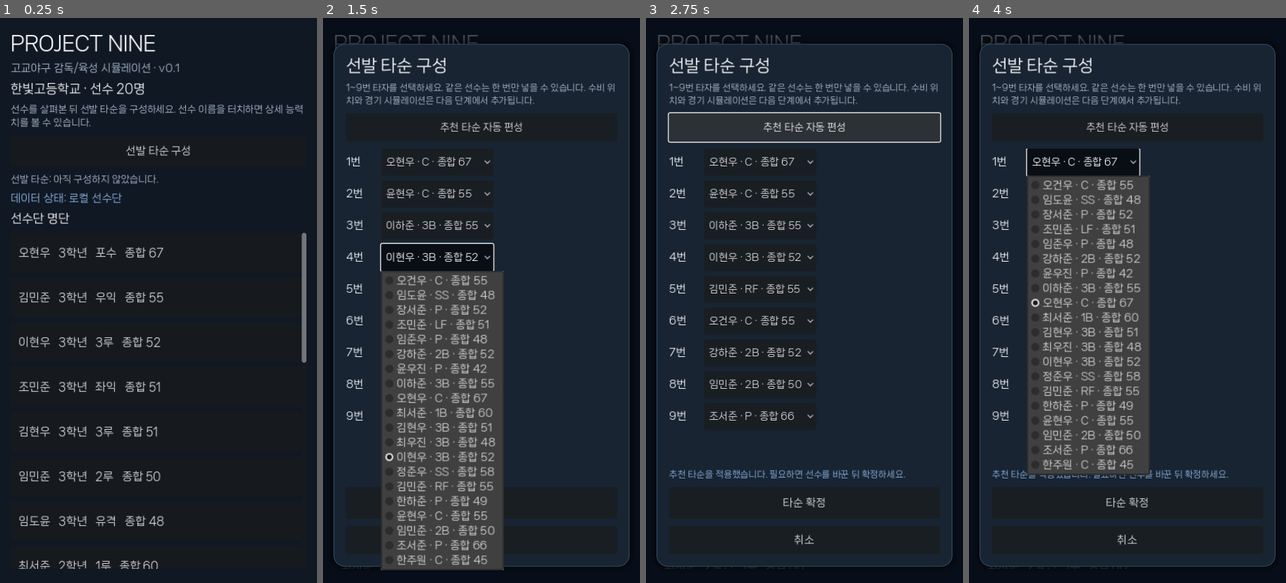
Above: before the commit, frames 1-4 (left to right).
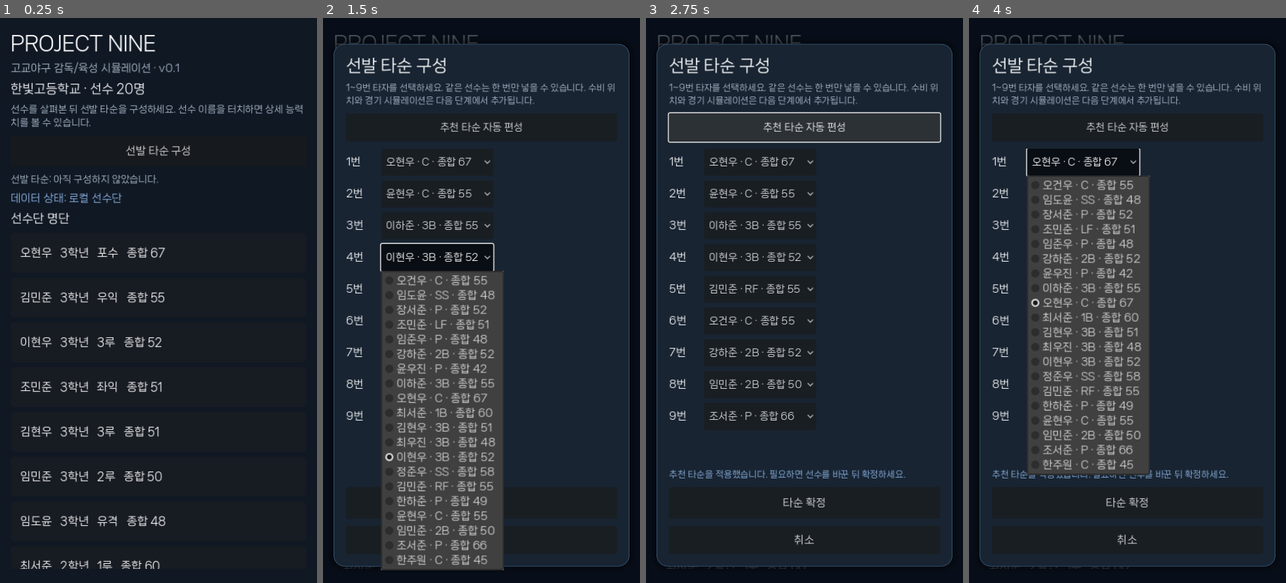
Above: after the commit, the same moments.

Repository: CyCle03/ProjectNine
Game: Godot game, scene res://scenes/main.tscn
The game is run twice, just before and just after one commit, with the same random seed, the same clock (stepped at 60 frames per second) and the same inputs.
Inputs (mouse positions are in pixels of both pictures, inside the frame that each line leads up to):
- Up to frame 1 (0.25 s): no input
- Up to frame 2 (1.5 s): click "선발 타순 구성" at 0.5 s; click (478, 255) at 1.25 s, where only the run before the commit has a clickable "오현우 3학년 포수 종합 67"
- Up to frame 3 (2.75 s): click "추천 타순 자동 편성" at 2 s
- Up to frame 4 (4 s): click (1124, 294) at 2.75 s, where only the run before the commit has a clickable "김민준 3학년 우익 종합 55"; click "오현우 · C · 종합 67" at 3.5 s

The runs differ from the first frame. In frame 1, 3.6% of the frame differs, in the area x 5-97%, y 38-98%; in frame 2, less than 0.1%; in frame 3, less than 0.1%; in frame 4, less than 0.1%.

Commit message:
Improve touch roster scrolling

Diff:
--- /dev/null
+++ b/scripts/ui/roster_row.gd
@@ -0,0 +1,78 @@
+class_name RosterRow
+extends PanelContainer
+
+signal selected(player: Player)
+signal scroll_requested(delta_y: float)
+
+const DRAG_THRESHOLD := 14.0
+
+var player: Player
+var press_position := Vector2.ZERO
+var last_position := Vector2.ZERO
+var dragging := false
+
+func _ready() -> void:
+	custom_minimum_size.y = 68
+	mouse_filter = Control.MOUSE_FILTER_STOP
+	mouse_default_cursor_shape = Control.CURSOR_POINTING_HAND
+	add_theme_stylebox_override("panel", _make_row_style())
+	gui_input.connect(_on_gui_input)
+
+func setup(value: Player, position_name: String) -> void:
+	player = value
+	if not is_node_ready():
+		await ready
+	for child in get_children():
+		child.queue_free()
+	var margin := MarginContainer.new()
+	margin.add_theme_constant_override("margin_left", 16)
+	margin.add_theme_constant_override("margin_right", 16)
+	add_child(margin)
+	var label := Label.new()
+	label.text = "%s   %d학년   %s   종합 %d" % [player.player_name, player.grade, position_name, player.overall()]
+	label.vertical_alignment = VERTICAL_ALIGNMENT_CENTER
+	label.add_theme_font_size_override("font_size", 19)
+	margin.add_child(label)
+
+func _on_gui_input(event: InputEvent) -> void:
+	if event is InputEventScreenTouch:
+		_handle_touch(event.position, event.pressed)
+	elif event is InputEventScreenDrag:
+		_handle_motion(event.position)
+	elif event is InputEventMouseButton and event.button_index == MOUSE_BUTTON_LEFT:
+		_handle_touch(event.position, event.pressed)
+	elif event is InputEventMouseMotion and Input.is_mouse_button_pressed(MOUSE_BUTTON_LEFT):
+		_handle_motion(event.position)
+
+func _handle_touch(position: Vector2, pressed: bool) -> void:
+	if pressed:
+		press_position = position
+		last_position = position
+		dragging = false
+	else:
+		if not dragging and player != null:
+			selected.emit(player)
+		press_position = Vector2.ZERO
+		last_position = Vector2.ZERO
+	accept_event()
+
+func _handle_motion(position: Vector2) -> void:
+	if press_position == Vector2.ZERO:
+		return
+	if not dragging and position.distance_to(press_position) >= DRAG_THRESHOLD:
+		dragging = true
+	if dragging:
+		scroll_requested.emit(position.y - last_position.y)
+	last_position = position
+	accept_event()
+
+func _make_row_style() -> StyleBoxFlat:
+	var style := StyleBoxFlat.new()
+	style.bg_color = Color("171b22")
+	style.corner_radius_top_left = 8
+	style.corner_radius_top_right = 8
+	style.corner_radius_bottom_left = 8
+	style.corner_radius_bottom_right = 8
+	style.content_margin_top = 4
+	style.content_margin_bottom = 4
+	return style
--- a/scripts/ui/roster_screen.gd
+++ b/scripts/ui/roster_screen.gd
@@ -4,6 +4,7 @@
 const POSITION_NAMES := {"P": "투수", "C": "포수", "1B": "1루", "2B": "2루", "3B": "3루", "SS": "유격", "LF": "좌익", "CF": "중견", "RF": "우익"}
 var team: Team
 var roster_container: VBoxContainer
+var roster_scroll: ScrollContainer
 var detail: PlayerDetail
 var lineup_screen: LineupScreen
 var lineup_label: Label
@@ -69,13 +70,14 @@
 	roster_heading.text = "선수단 명단"
 	roster_heading.add_theme_font_size_override("font_size", 20)
 	page.add_child(roster_heading)
-	var scroll := ScrollContainer.new()
-	scroll.size_flags_vertical = Control.SIZE_EXPAND_FILL
-	page.add_child(scroll)
+	roster_scroll = ScrollContainer.new()
+	roster_scroll.size_flags_vertical = Control.SIZE_EXPAND_FILL
+	roster_scroll.vertical_scroll_mode = ScrollContainer.SCROLL_MODE_SHOW_NEVER
+	page.add_child(roster_scroll)
 	roster_container = VBoxContainer.new()
 	roster_container.size_flags_horizontal = Control.SIZE_EXPAND_FILL
 	roster_container.add_theme_constant_override("separation", 8)
-	scroll.add_child(roster_container)
+	roster_scroll.add_child(roster_container)
 	detail = PlayerDetail.new()
 	detail.visible = false
 	detail.closed.connect(func(): detail.visible = false)
@@ -94,13 +96,14 @@
 	var sorted_players := team.players.duplicate()
 	sorted_players.sort_custom(func(a: Player, b: Player): return a.grade > b.grade if a.grade != b.grade else a.overall() > b.overall())
 	for player: Player in sorted_players:
-		var button := Button.new()
-		button.custom_minimum_size.y = 68
-		button.alignment = HORIZONTAL_ALIGNMENT_LEFT
-		button.add_theme_font_size_override("font_size", 19)
-		button.text = "  %s   %d학년   %-2s   종합 %d" % [player.player_name, player.grade, POSITION_NAMES.get(player.primary_position, player.primary_position), player.overall()]
-		button.pressed.connect(_open_detail.bind(player))
-		roster_container.add_child(button)
+		var row := RosterRow.new()
+		row.setup(player, POSITION_NAMES.get(player.primary_position, player.primary_position))
+		row.selected.connect(_open_detail)
+		row.scroll_requested.connect(_scroll_roster)
+		roster_container.add_child(row)
+
+func _scroll_roster(delta_y: float) -> void:
+	roster_scroll.scroll_vertical = maxi(0, roster_scroll.scroll_vertical - roundi(delta_y))
 
 func _open_detail(player: Player) -> void:
 	detail.show_player(player)
Not shown, added: scripts/ui/roster_row.gd.uid
